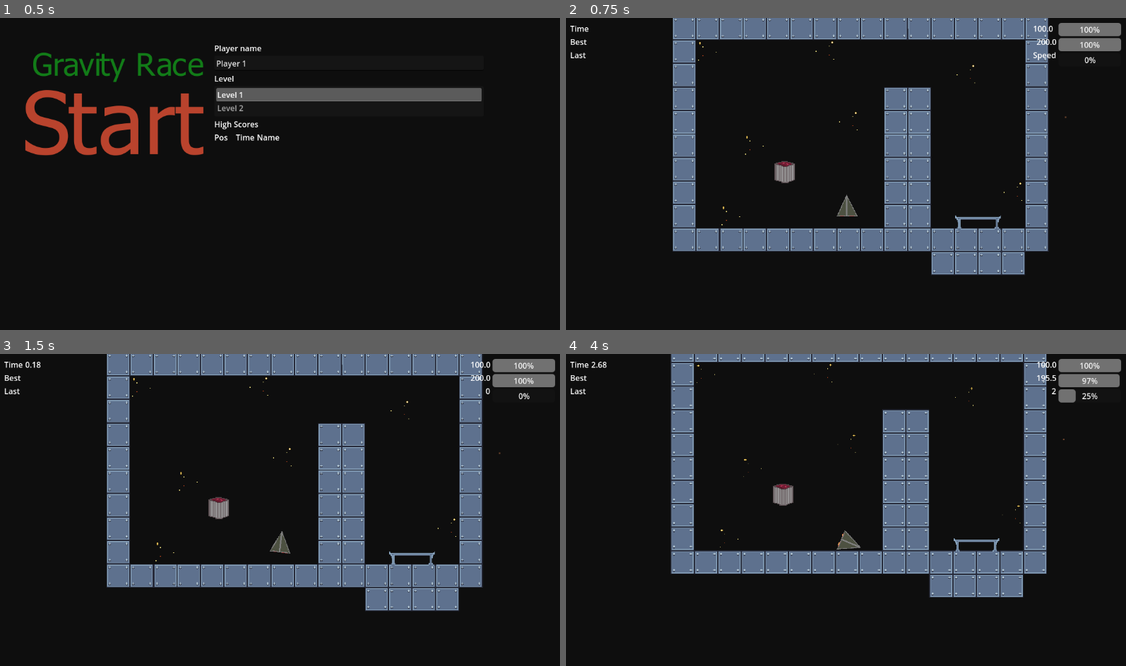
Above: before the commit, frames 1-4 (two rows, left to right).
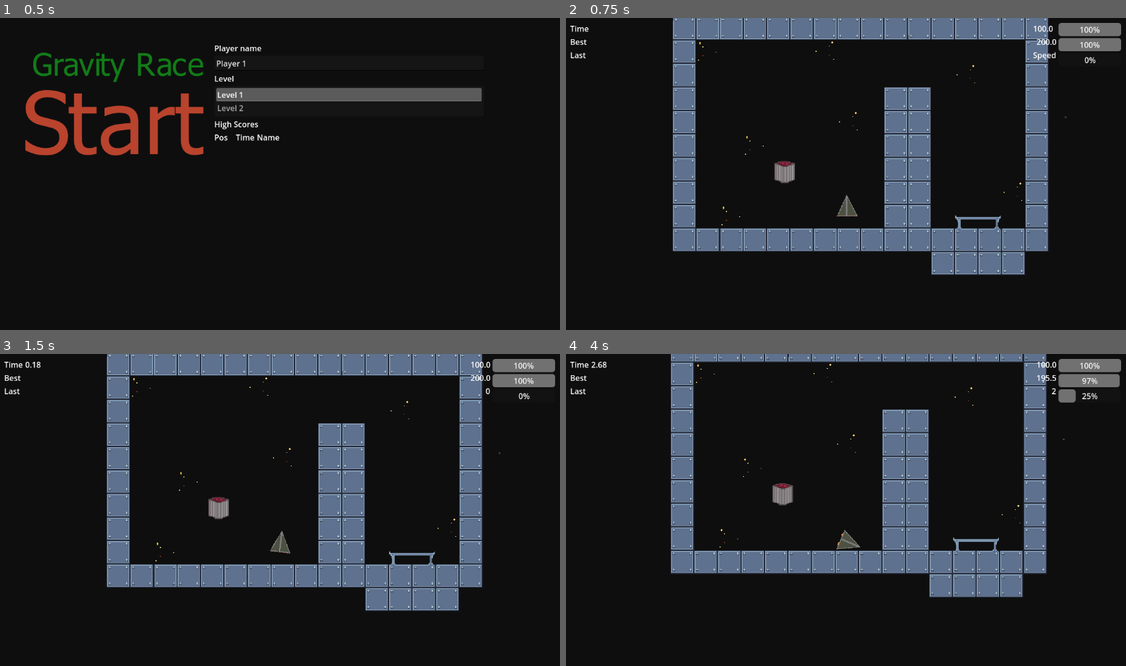
Above: after the commit, the same moments.

Repository: jacksondk/GravityRace
Game: Godot game, scene res://start.tscn
The game is run twice, just before and just after one commit, with the same random seed, the same clock (stepped at 60 frames per second) and the same inputs.
Inputs (mouse positions are in pixels of both pictures, inside the frame that each line leads up to):
- Up to frame 1 (0.5 s): no input
- Up to frame 2 (0.75 s): click (683, 124) at 0.5 s
- Up to frame 3 (1.5 s): tap Enter (ui_accept) at 1.25 s; hold Right (ui_right) from 1.28 s (still down)
- Up to frame 4 (4 s): tap Enter (ui_accept) at 1.52, 2.27, 3.77 s; release Right (ui_right) at 2.03 s; hold Down (ui_down) 2.03-2.78 s; hold Right (ui_right) 2.78-3.53 s; hold Up (ui_up) from 3.53 s (still down)

Frame 1 is identical in both runs. In frame 2, 0.2% of the frame differs, in the area x 19-87%, y 0-75%; in frame 3, 0.2%; in frame 4, 2.8%, in the area x 18-86%, y 0-78%.

Commit message:
Only one rocket on the level
Use 2d grid snaping to avoid flickering

Diff:
--- a/Levels/Level1.tscn
+++ b/Levels/Level1.tscn
@@ -510,7 +510,6 @@
 
 [node name="Rocket" parent="." instance=ExtResource("4")]
 position = Vector2(270, 354)
-scale = Vector2(0.1, 0.167)
 
 [node name="CanvasLayer" parent="." instance=ExtResource("5")]
 
@@ -522,7 +521,6 @@
 extra_life = 10
 
 [node name="TileMapLayer" type="TileMapLayer" parent="."]
-texture_filter = 1
 tile_map_data = PackedByteArray("AAARAAcAAAAQAAMAAAACAAwAAgABAAEAAAADAAwAAgABAAEAAAAEAAwAAgABAAEAAAAFAAwAAgABAAEAAAAGAA …(1104 unchanged characters)…
 tile_set = SubResource("TileSet_5g41i")
 
--- a/Levels/Level2.tscn
+++ b/Levels/Level2.tscn
@@ -381,7 +381,6 @@
 
 [node name="Rocket" parent="." instance=ExtResource("4")]
 position = Vector2(184.612, 409.791)
-scale = Vector2(0.3, 0.5)
 
 [node name="CanvasLayer" parent="." instance=ExtResource("5")]
 
--- a/Scripts/BaseLevel.gd
+++ b/Scripts/BaseLevel.gd
@@ -13,14 +13,13 @@
 	level_tree = get_tree()
 
 func new_rocket():
-	self.remove_child(self.get_node("Rocket"))
-
-	var rocket_instance = rocket.instantiate()
-	rocket_instance.set_start_position(start_pos)
-	rocket_instance.connect("goal_entered", Callable(self, "reset"))
-	rocket_instance.connect("crashed", Callable(self, "reset").bind(false))
-	rocket_instance.connect("exit", Callable(self, "exit"))
-	self.add_child(rocket_instance)
+	#self.remove_child(self.get_node("Rocket"))
+	#var rocket_instance = rocket.instantiate()
+	#rocket_instance.set_start_position(start_pos)
+	#rocket_instance.connect("goal_entered", Callable(self, "reset"))
+	#rocket_instance.connect("crashed", Callable(self, "reset").bind(false))
+	#rocket_instance.connect("exit", Callable(self, "exit"))
+	#self.add_child(rocket_instance)
 
 	# record the time the run started
 	start_time = Time.get_ticks_msec()
--- a/Scripts/Rocket.gd
+++ b/Scripts/Rocket.gd
@@ -85,6 +85,7 @@
 	gui.set_fuel(fuel, max_fuel)
 
 	if Input.is_action_pressed("ui_cancel"):
+		# Should be restart
 		emit_signal("exit")
 
 	if Input.is_action_pressed("ui_right"):
--- a/project.godot
+++ b/project.godot
@@ -29,4 +29,5 @@
 textures/canvas_textures/default_texture_filter=0
 textures/vram_compression/import_etc2_astc=true
 environment/defaults/default_clear_color=Color(0.056291588, 0.056291603, 0.056291573, 1)
+2d/snap/snap_2d_transforms_to_pixel=true
 environment/defaults/default_environment="res://default_env.tres"
